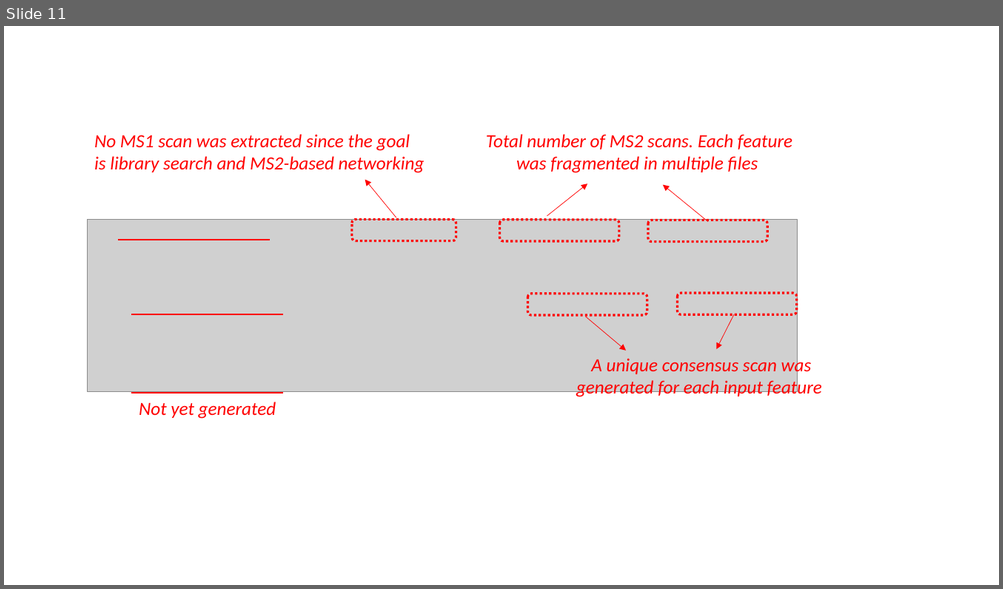
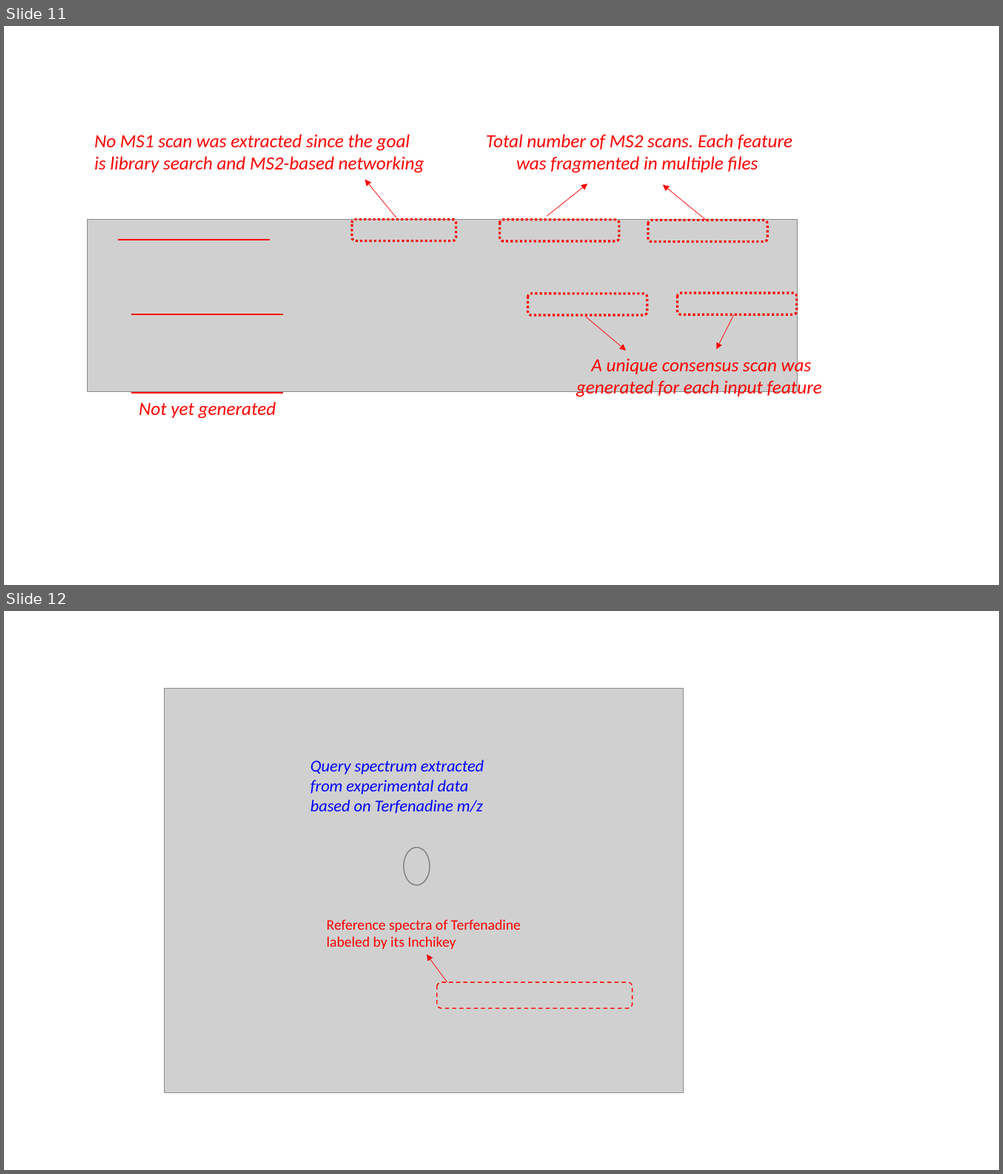
Before and after one commit to daniellyz/MergeION2, a slide deck: inst/Preparation.pptx. Shown one above the other, each under a label of ours: slide 11 before the commit, slides 11 and 12 after it. The pictures are 1003x589 and 1003x1174 pixels, drawn with LibreOffice and Linux fonts; fonts in the diff are those of the drawing; grey boxes stand for pictures. Boxes give left, top, right and bottom in pixels: in the first picture for what was removed or moved away, otherwise in the second. Text is boxed around its words. In the diff, an @@ line names an element or a change of style, - is before the commit and + after.

Commit message:
fix query function

```diff
--- a/inst/Preparation.pptx
+++ b/inst/Preparation.pptx
@@ slide 12 added at bbox=[4, 611, 999, 1170], background #FFFFFF @@
@@ picture added at bbox=[165, 689, 683, 1093] @@
@@ text added at bbox=[310, 760, 484, 814], 16 pt, text #0000FF, italic @@
+Query spectrum extracted from experimental data based on Terfenadine m/z
@@ ellipse added at bbox=[404, 848, 430, 886], outline #808080 1 pt @@
@@ text added at bbox=[327, 920, 521, 949], 14 pt, text #FF0000 @@
+Reference spectra of Terfenadine labeled by its Inchikey
@@ arrow added from (447, 982) to (427, 955), #FF0000 0.5 pt @@
@@ rounded rectangle added at bbox=[437, 982, 632, 1008], outline #FF0000 1 pt dashed @@
```
Also in this commit, not shown: 1 other file.
